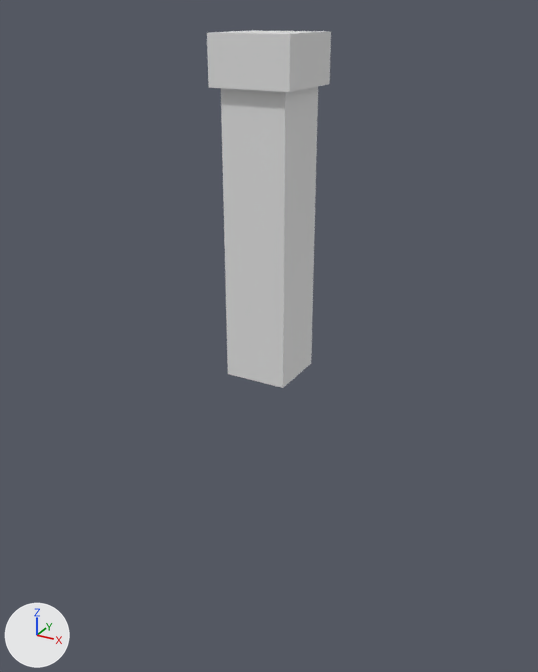
The FBX model Assets/Prefab/GameEntities/ConveyorBelt/models/IncineratorPlatform/IncineratorPlatform.fbx: old version first, new version second.
Rendered twice from a 50 mm camera at (8.47, -15.46, 1.67) aimed at (-0.21, 0.32, -6.22). Lighting does not change. The marker at lower left points along +X, +Y and +Z. Objects named as collision shapes, trigger or cutter boxes, shadow casters or lower levels of detail are left out. Where no turn or scale is listed for an object, it has been applied to the vertices.

Objects in the first picture: 'Cube', 'PillarIncinerator', 'PlatformBase'.
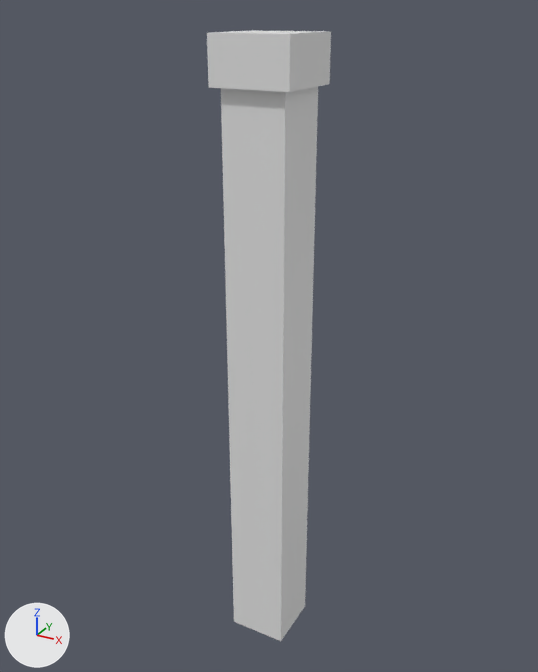
Changed parts and their boxes [x1, y1, x2, y2] in the pictures (538 x 672 px):
'PillarIncinerator', reshaped (84% taller): before [221, 87, 318, 388]; after [221, 87, 318, 641]
'Cube', mesh rescaled (102% taller): before [241, 105, 308, 358]; after [241, 105, 308, 617]

What the commit changed:
me_cube_008 has 48 vertices, 52 faces and spans x -0.81..0.81, y -0.81..0.81, z -6.99..0.08.
me_cube_008 is used by ob_pillarincinerator; location (0.0, 0.0, 0.0).
me_cube_008 part 2: all 24 vertices in x -0.81..0.81, y -0.81..0.81, z -6.99..-6.28 are moved by (0.0, 0.0, -8.4).
me_cube_001 has 32 vertices, 24 faces and spans x -0.81..0.81, y -0.81..0.81, z -3.92..2.04.
me_cube_001 is used by ob_cube; location (0.0, 0.0, -2.36).
me_cube_001 part 1: the whole mesh is scaled about its middle by (1, 1, 2.41), then moved by (0.0, 0.0, -4.2).
